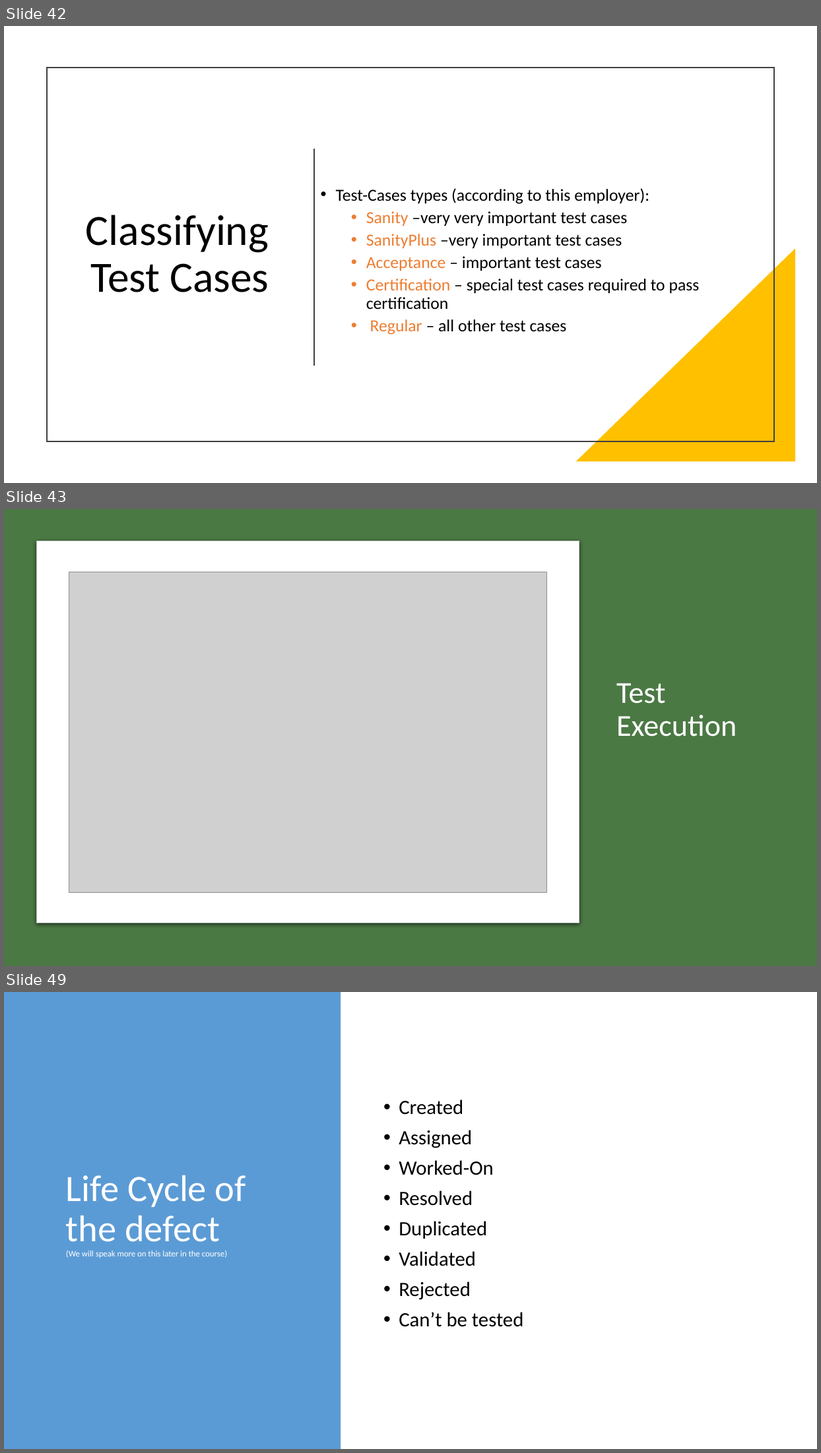
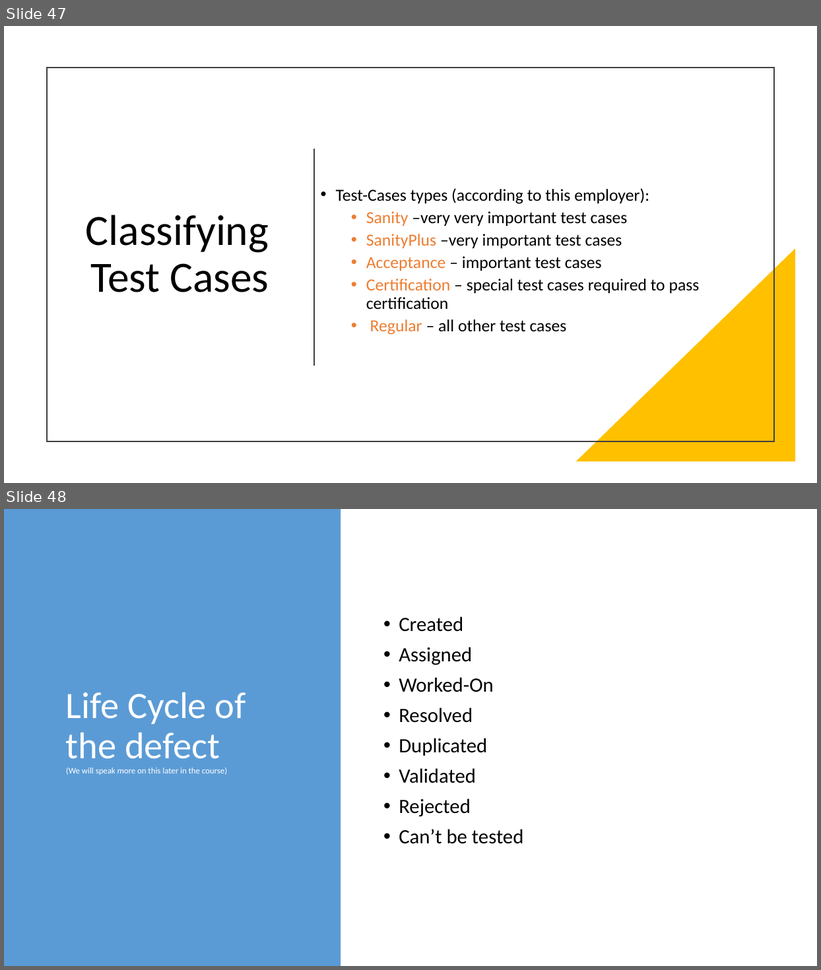
Before and after one commit to kthanasi-git/SW_Engineering, a slide deck: SOFTWARE ENGINEERING/SLIDES/13- Introduction to Software Testing.pptx. Shown one above the other, each under a label of ours: slides 42, 43 and 49 before the commit, slides 47 and 48 after it; the slides between them are not shown. The pictures are 821x1453 and 821x970 pixels, drawn with LibreOffice and Linux fonts; fonts in the diff are those of the drawing; grey boxes stand for pictures. Boxes give left, top, right and bottom in pixels: in the first picture for what was removed or moved away, otherwise in the second. Text is boxed around its words. In the diff, an @@ line names an element or a change of style, - is before the commit and + after.

```diff
--- a/SOFTWARE ENGINEERING/SLIDES/13- Introduction to Software Testing.pptx
+++ b/SOFTWARE ENGINEERING/SLIDES/13- Introduction to Software Testing.pptx
@@ slide 43 removed at (x1=4, y1=509, x2=817, y2=966), background #E7E6E6 @@
@@ rectangle removed at (x1=4, y1=509, x2=817, y2=966) @@
@@ rounded rectangle removed at (x1=37, y1=541, x2=580, y2=923) @@
@@ picture removed at (x1=69, y1=572, x2=547, y2=892) @@
@@ title removed at (x1=616, y1=683, x2=737, y2=737) @@
-Test Execution
@@ what was slide 42 is now slide 47 @@
@@ what was slide 49 is now slide 48 @@
```
Also in this commit, not shown: 7 slides changed, 8 slides added, 8 other slides removed, 5 other files.
